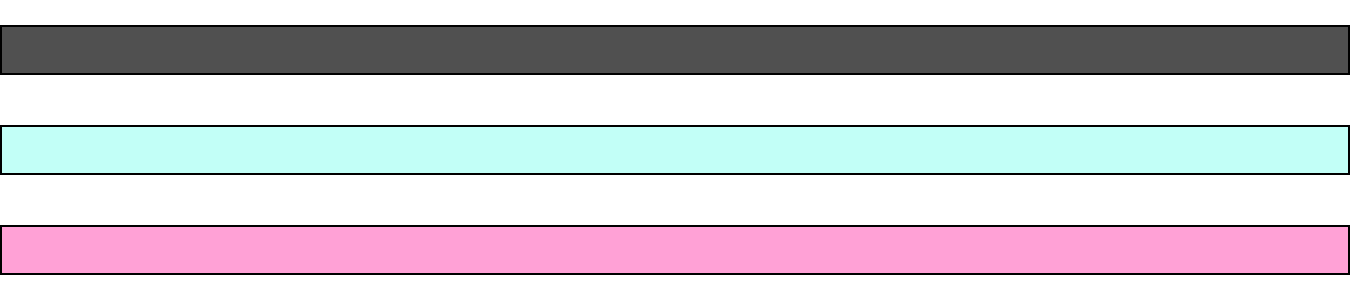
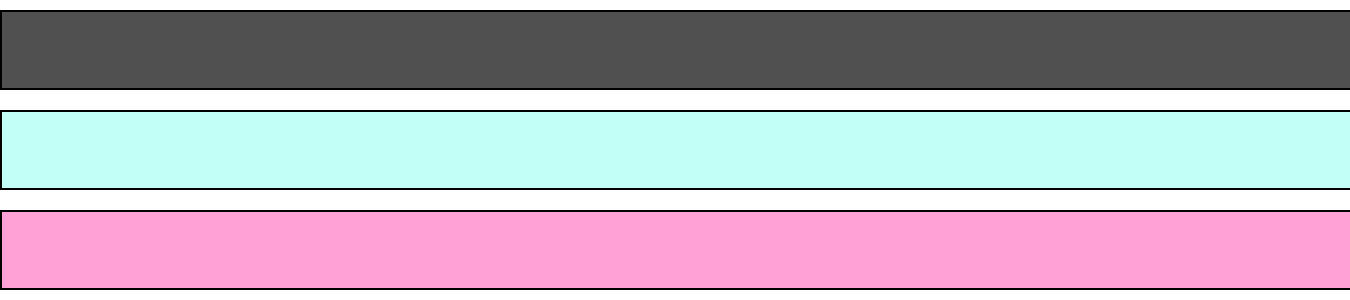
Layers edited between the first and the second 1350 × 300 image:
painted on "Rectangle 1 copy 2" over 0, 210, 1350, 290
painted on "Rectangle 1 copy" over 0, 110, 1350, 190
painted on "Rectangle 1" over 0, 10, 1350, 90
